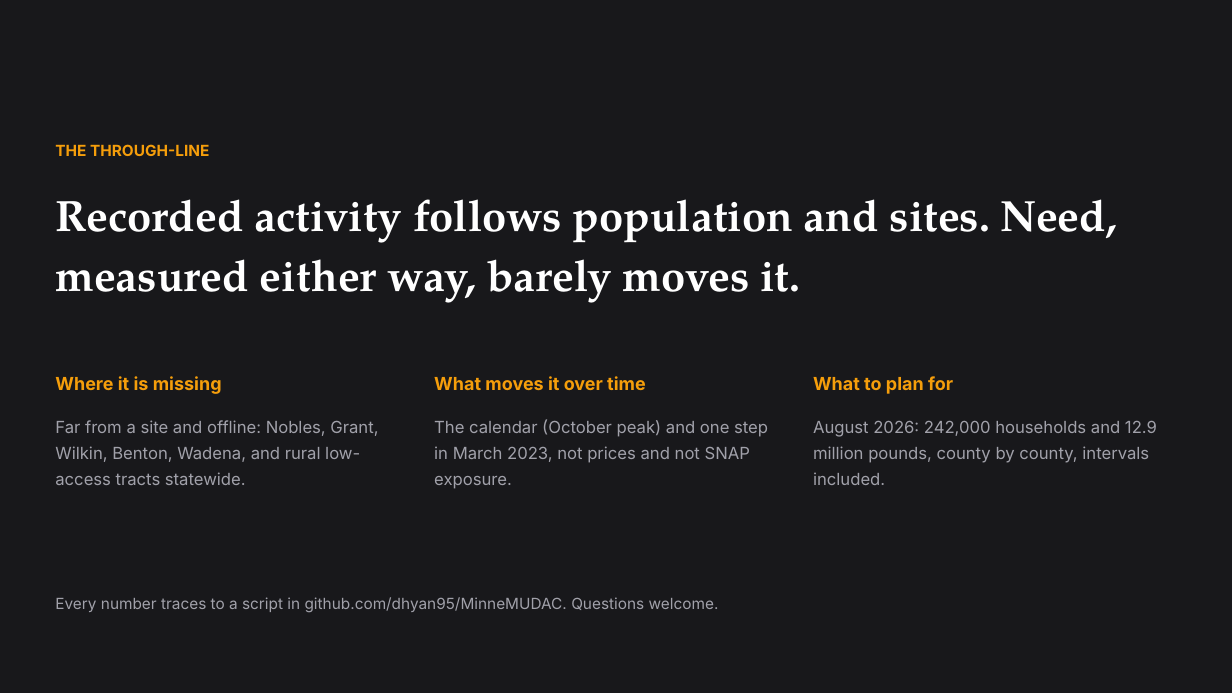
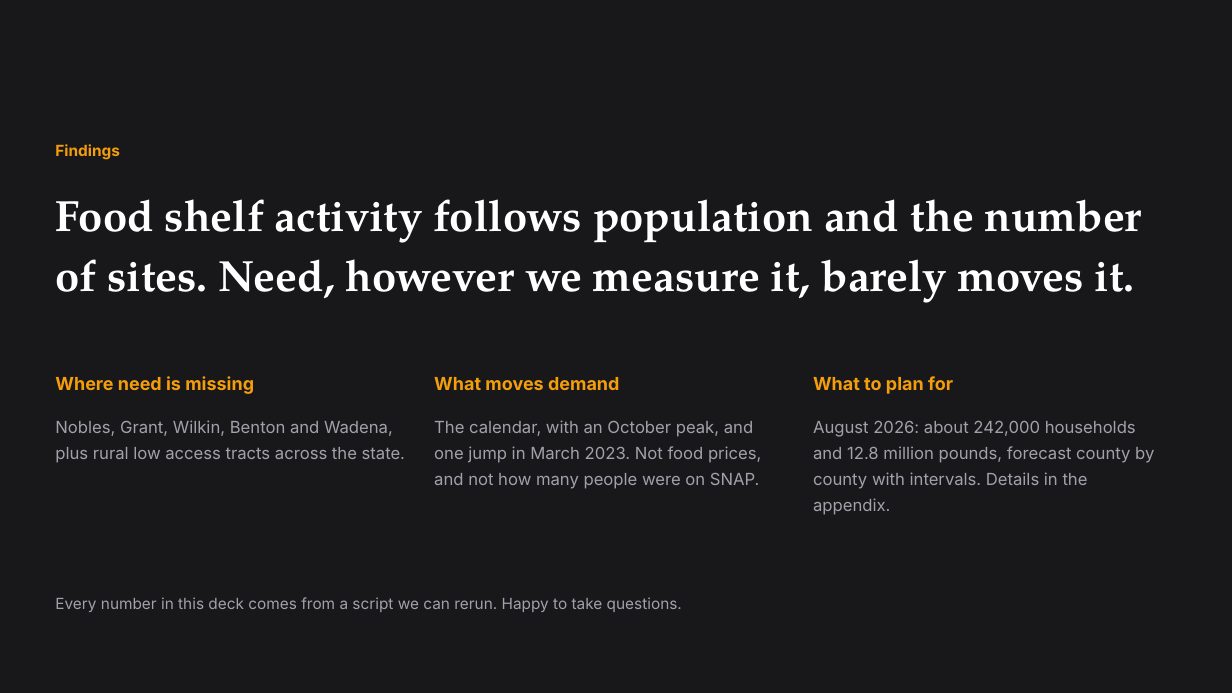
Before and after one commit to dhyan95/MinneMUDAC, a slide deck: slide 7 of docs/MinneMUDAC 2026_ Data Detectors.pptx (slide 10 before the commit). Drawn at 1232x693 pixels with LibreOffice and Linux fonts; fonts in the diff are those of the drawing. Boxes give left, top, right and bottom in pixels: in the first picture for what was removed or moved away, otherwise in the second. Text is boxed around its words. In the diff, an @@ line names an element or a change of style, - is before the commit and + after.

```diff
--- a/docs/MinneMUDAC 2026_ Data Detectors.pptx
+++ b/docs/MinneMUDAC 2026_ Data Detectors.pptx
@@ text removed at [55, 144, 209, 156] @@
-THE THROUGH-LINE
@@ text added at [55, 144, 120, 160], 12 pt, text #F59E0B, bold @@
+Findings
@@ text at [55, 199, 1142, 303]: text changed @@
-Recorded activity follows population and sites. Need, measured either way, barely moves it.
+Food shelf activity follows population and the number of sites. Need, however we measure it, barely moves it.
@@ text at [55, 376, 254, 394]: text changed @@
-Where it is missing
+Where need is missing
@@ text at [434, 377, 619, 390]: text changed @@
-What moves it over time
+What moves demand
@@ text at [55, 420, 405, 463]: text changed @@
-Far from a site and offline: Nobles, Grant, Wilkin, Benton, Wadena, and rural low-access tracts statewide.
+Nobles, Grant, Wilkin, Benton and Wadena, plus rural low access tracts across the state.
@@ text at [434, 420, 761, 489]: text changed @@
-The calendar (October peak) and one step in March 2023, not prices and not SNAP exposure.
+The calendar, with an October peak, and one jump in March 2023. Not food prices, and not how many people were on SNAP.
@@ text at [813, 421, 1154, 515]: text changed @@
-August 2026: 242,000 households and 12.9 million pounds, county by county, intervals included.
+August 2026: about 242,000 households and 12.8 million pounds, forecast county by county with intervals. Details in the appendix.
@@ text at [55, 597, 682, 612]: text changed @@
-Every number traces to a script in github.com/dhyan95/MinneMUDAC. Questions welcome.
+Every number in this deck comes from a script we can rerun. Happy to take questions.
```
Also in this commit, not shown: 8 other slides changed, 14 slides added, 3 slides removed, 6 other files.
